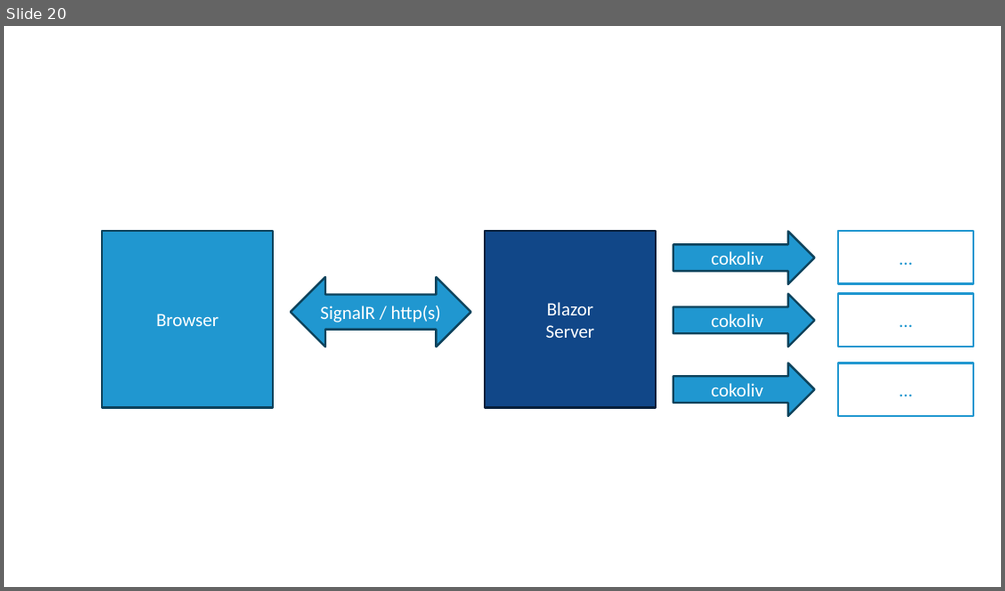
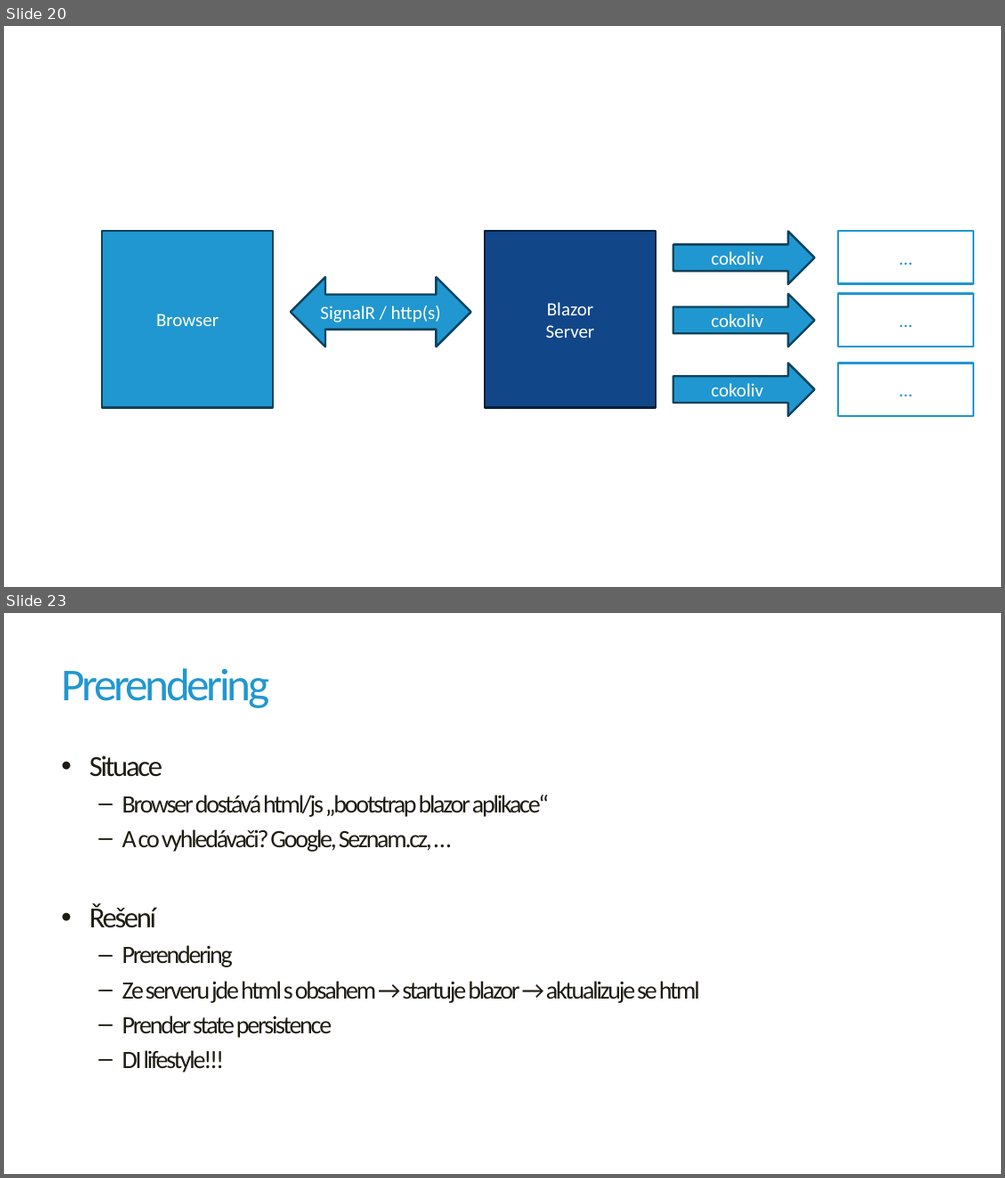
Before and after one commit to jirikanda/BlazorDemos, a slide deck: Presentation/01 - Blazor - Hostingové modely.pptx. Shown one above the other, each under a label of ours: slide 20 before the commit, slides 20 and 23 after it; the slides between them are not shown. The pictures are 1005x591 and 1005x1178 pixels, drawn with LibreOffice and Linux fonts; fonts in the diff are those of the drawing; background and template pictures are left out. Boxes give left, top, right and bottom in pixels: in the first picture for what was removed or moved away, otherwise in the second. Text is boxed around its words. In the diff, an @@ line names an element or a change of style, - is before the commit and + after.

```diff
--- a/Presentation/01 - Blazor - Hostingové modely.pptx
+++ b/Presentation/01 - Blazor - Hostingové modely.pptx
@@ slide 23 added at <box>4,613,1001,1174</box>, background #FFFFFF @@
@@ title added at <box>61,668,269,708</box>, 44 pt, text #2097D0 @@
+Prerendering
@@ text added at <box>89,755,700,1072</box>, 24 pt, text #1E1C11 @@
+• Situace
+  – Browser dostává html/js „bootstrap blazor aplikace“
+  – A co vyhledávači? Google, Seznam.cz, …
+• Řešení
+  – Prerendering
+  – Ze serveru jde html s obsahem → startuje blazor → aktualizuje se html
+  – Prender state persistence
+  – DI lifestyle!!!
```
Also in this commit, not shown: 2 slides changed, 2 other slides added, 6 other files.
